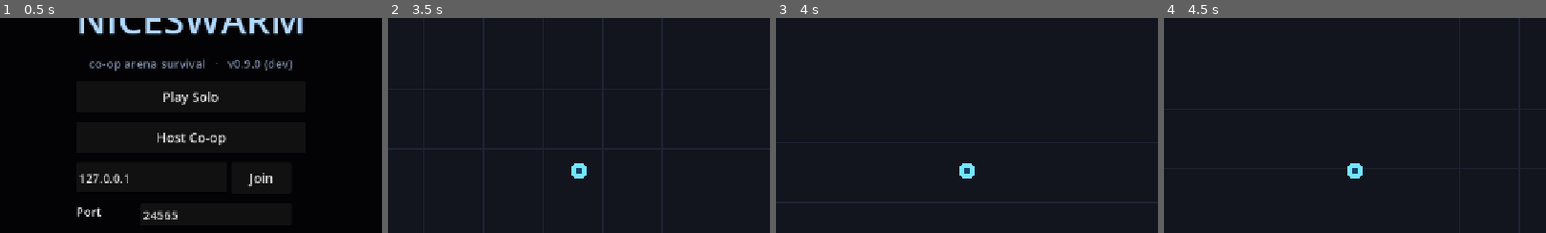
Above: before the commit, frames 1-4 (left to right).
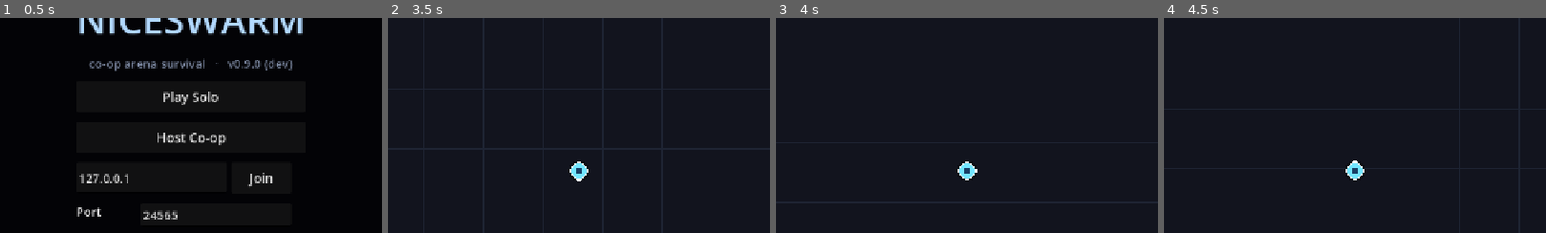
Above: after the commit, the same moments.

Repository: ICQCQ/NiceSwarm
Game: Godot game, scene res://scenes/main.tscn
Two runs of this game, one before a commit and one after it. Both use one fixed random seed, a clock stepped at 60 frames per second and the inputs below.
Inputs:
- Up to frame 1 (0.5 s): no input
- Up to frame 2 (3.5 s): click "Play Solo" at 0.5 s; click "1. Frost Shards — piercing sh…" at 1.25 s; tap Enter at 2 s; hold D 2.03-2.78 s; hold Shift 2.03-2.78 s; tap Space at 2.27, 2.75, 3.02 s; hold S from 2.78 s (still down); tap R at 2.85 s
- Up to frame 3 (4 s): release S at 3.53 s; hold D from 3.53 s (still down); tap M at 3.6 s
- Up to frame 4 (4.5 s): release D at 4.28 s; hold W from 4.28 s (still down); tap 1 at 4.35 s
The pictures show only the part of the screen within x 25-75%, y 14-64%; the shares and areas given below are measured in that part.

Frame 1 is identical in both runs. In frame 2, less than 0.1% of the frame differs, in the area x 47-53%, y 66-76%; in frame 3, less than 0.1%; in frame 4, less than 0.1%.

Commit message:
feat(visual): make the player pop out of the swarm
The player (bright cyan/lime/gold/magenta) blended into similarly-hued
enemies when the screen filled up. Two changes:

- Player: z_index = 10 so it always draws above the z=0 swarm; plus a
  dark backing halo + crisp white rim + a slim facing notch in _draw.
  Color-agnostic, so all 4 co-op tints read clearly on any background,
  and the notch shows aim / gives the player a distinct identity.
- Enemies: a _muted() pass (HSV sat x0.8, value x0.9) on the BASE body
  color only, so the swarm sits in a slightly darker, less-saturated
  band. Status tints (slow/burn/flash) and ring overlays apply on top
  and stay vivid.

Draw-only; verified parse-clean (925 unit tests) + solo headless run.
Visual feel is for in-window review.

Co-Authored-By: Claude Opus 4.8 (1M context) <noreply@anthropic.com>

Diff:
--- a/scripts/core/player.gd
+++ b/scripts/core/player.gd
@@ -59,6 +59,7 @@
 	circle.radius = RADIUS
 	cs.shape = circle
 	add_child(cs)
+	z_index = 10  # always render above the enemy swarm (enemies are z=0)
 	net_target = global_position
 
 	if is_local:
@@ -291,8 +292,19 @@
 			col = col.lightened(0.5)
 		elif invuln > 0.0 and fmod(invuln, 0.2) > 0.1:
 			col.a = 0.35
+		# dark backing halo: separates the bright body from the swarm on any color
+		draw_circle(Vector2.ZERO, RADIUS + 3.0, Color(0.0, 0.0, 0.0, 0.5 * col.a))
 		draw_circle(Vector2.ZERO, RADIUS, col)
-		draw_circle(Vector2.ZERO, RADIUS * 0.45, Color(0.1, 0.25, 0.4))
+		draw_circle(Vector2.ZERO, RADIUS * 0.45, Color(0.1, 0.25, 0.4, col.a))
+		# crisp bright rim — reads against any enemy color
+		draw_arc(Vector2.ZERO, RADIUS - 0.5, 0.0, TAU, 28, Color(1.0, 1.0, 1.0, 0.85 * col.a), 2.0)
+		# facing notch: a slim bright wedge showing aim/front (player identity)
+		var fa := facing.angle()
+		var notch := PackedVector2Array([
+			Vector2.from_angle(fa) * (RADIUS + 5.0),
+			Vector2.from_angle(fa + 0.45) * (RADIUS - 1.0),
+			Vector2.from_angle(fa - 0.45) * (RADIUS - 1.0)])
+		draw_colored_polygon(notch, Color(1.0, 1.0, 1.0, 0.9 * col.a))
 		if disrupt_timer > 0.0:  # disrupted: a jittery purple ring
 			draw_arc(Vector2.ZERO, RADIUS + 5.0, 0.0, TAU, 16,
 				Color(0.7, 0.3, 1.0, 0.9), 2.5)
--- a/scripts/enemies/enemy.gd
+++ b/scripts/enemies/enemy.gd
@@ -328,8 +328,15 @@
 		burn_timer = duration
 
 
+## Enemies sit in a slightly darker, less-saturated band so the bright,
+## fully-saturated player reads clearly even inside a dense swarm. Status tints
+## (slow/burn/flash) and the ring overlays below apply on top and stay vivid.
+func _muted(base: Color) -> Color:
+	return Color.from_hsv(base.h, base.s * 0.8, base.v * 0.9, base.a)
+
+
 func _draw() -> void:
-	var c := color
+	var c := _muted(color)
 	if slow_timer > 0.0:
 		c = c.lerp(Color(0.5, 0.75, 1.0), 0.45)
 	if burn_timer > 0.0:
